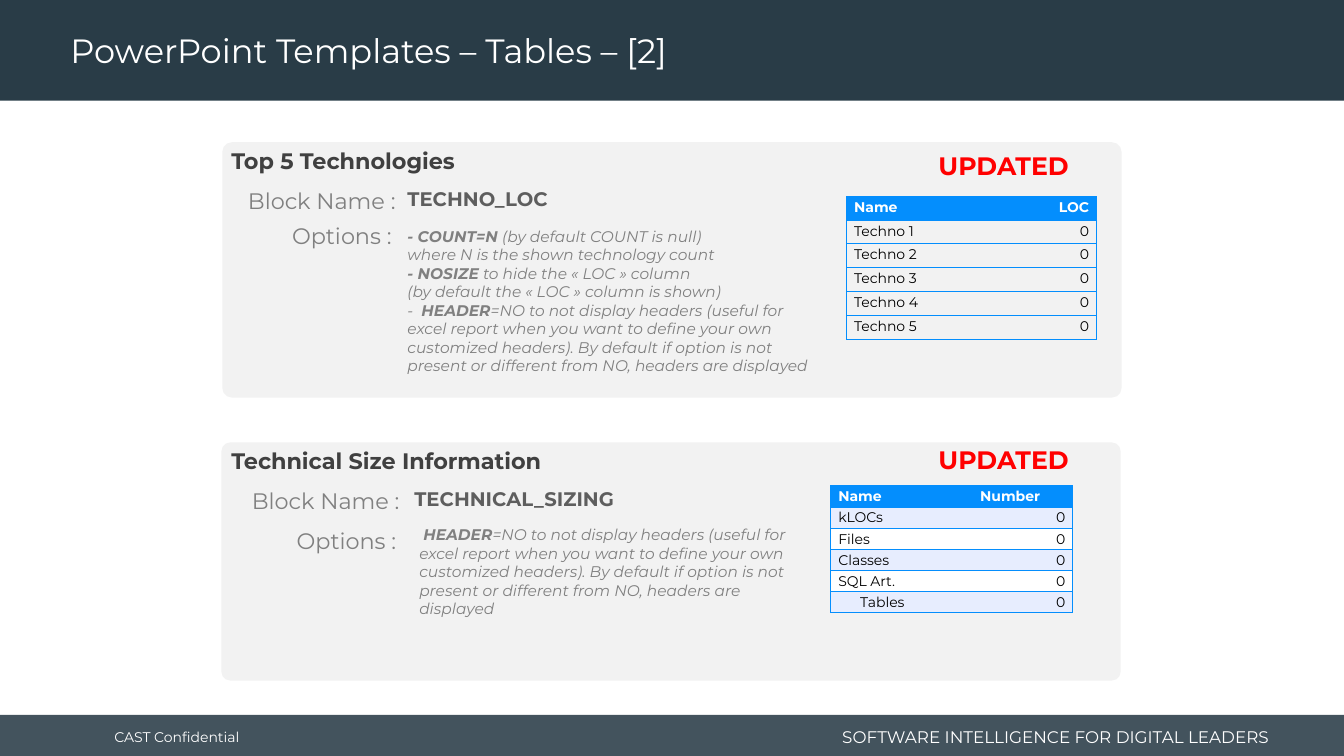
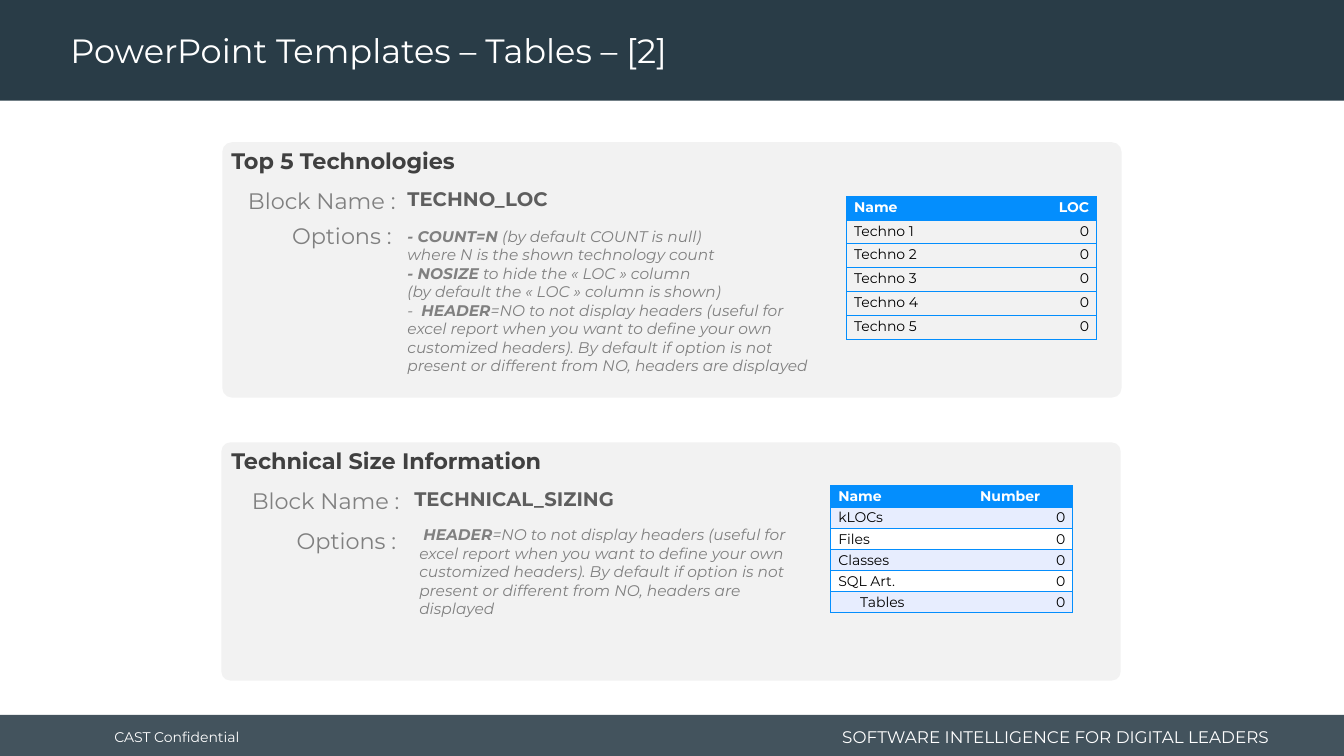
Before and after one commit to CAST-projects/CAST-ReportGenerator, a slide deck: slide 33 of CastReporting.Reporting.Core/Templates/Application/Component library/1- Powerpoint-components-library.pptx. Drawn at 1344x756 pixels with LibreOffice and Linux fonts; fonts in the diff are those of the drawing; background and template pictures are left out. Boxes give left, top, right and bottom in pixels: in the first picture for what was removed or moved away, otherwise in the second. Text is boxed around its words. In the diff, an @@ line names an element or a change of style, - is before the commit and + after.

```diff
--- a/CastReporting.Reporting.Core/Templates/Application/Component library/1- Powerpoint-components-library.pptx
+++ b/CastReporting.Reporting.Core/Templates/Application/Component library/1- Powerpoint-components-library.pptx
@@ text removed at (x1=938, y1=157, x2=1068, y2=176) @@
-UPDATED
@@ text removed at (x1=938, y1=451, x2=1068, y2=470) @@
-UPDATED
```
Also in this commit, not shown: 4 other slides changed, 2 other files.
